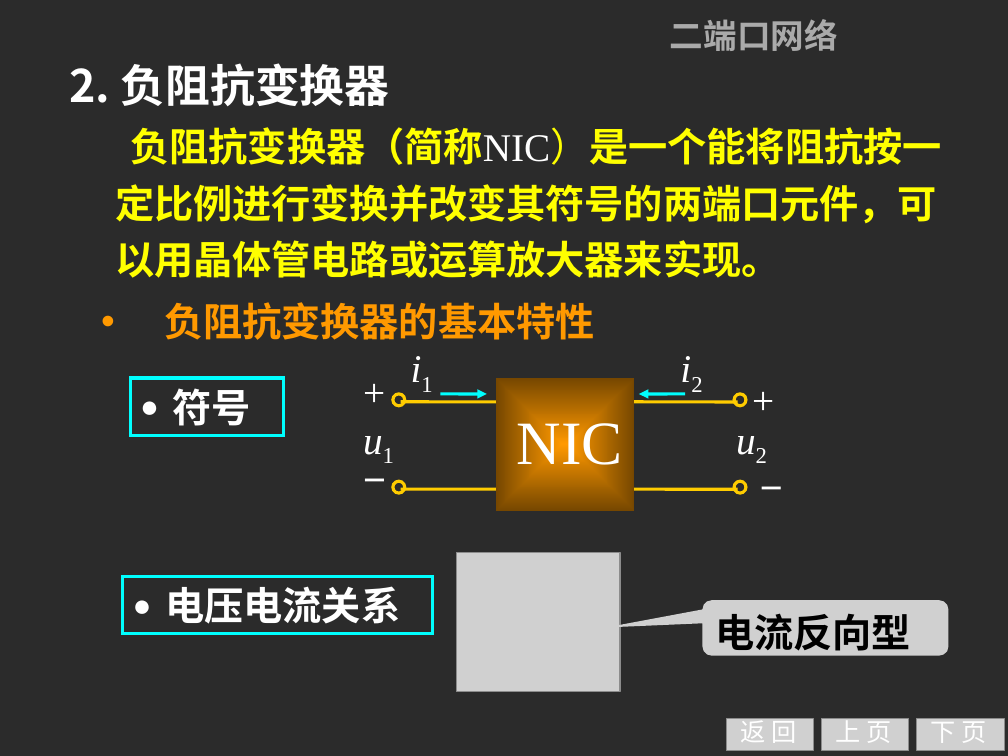
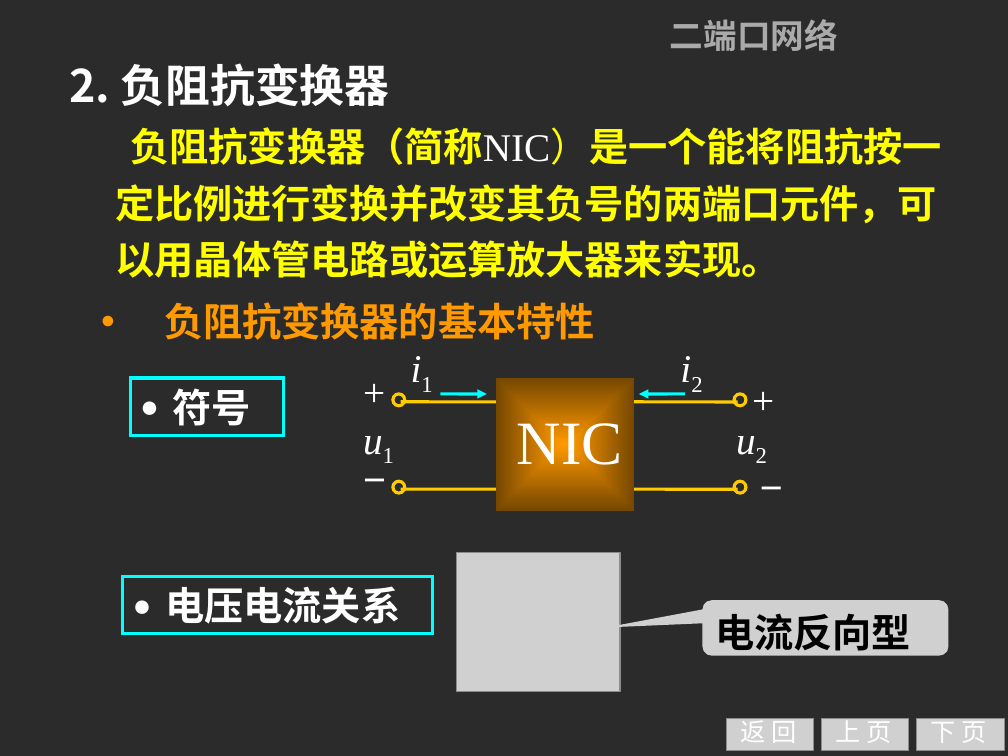
Before and after one commit to Ashington258/Circuit_analysis, a slide deck: slide 76 of 0-0课本及其资料/PPT/第16章.ppt. Drawn at 1008x756 pixels with LibreOffice and Linux fonts; fonts in the diff are those of the drawing; grey boxes stand for pictures; background and template pictures are left out; a plain dark background stands for a picture behind light text. Boxes give left, top, right and bottom in pixels: in the first picture for what was removed or moved away, otherwise in the second. Text is boxed around its words. In the diff, an @@ line names an element or a change of style, - is before the commit and + after.

Commit message:
二端口网络

```diff
--- a/0-0课本及其资料/PPT/第16章.ppt
+++ b/0-0课本及其资料/PPT/第16章.ppt
@@ text at [115, 127, 942, 278]: text changed @@
-负阻抗变换器（简称NIC）是一个能将阻抗按一定比例进行变换并改变其符号的两端口元件，可以用晶体管电路或运算放大器来实现。
+负阻抗变换器（简称NIC）是一个能将阻抗按一定比例进行变换并改变其负号的两端口元件，可以用晶体管电路或运算放大器来实现。
```
Also in this commit, not shown: 1 other slide changed, 31 other files.
